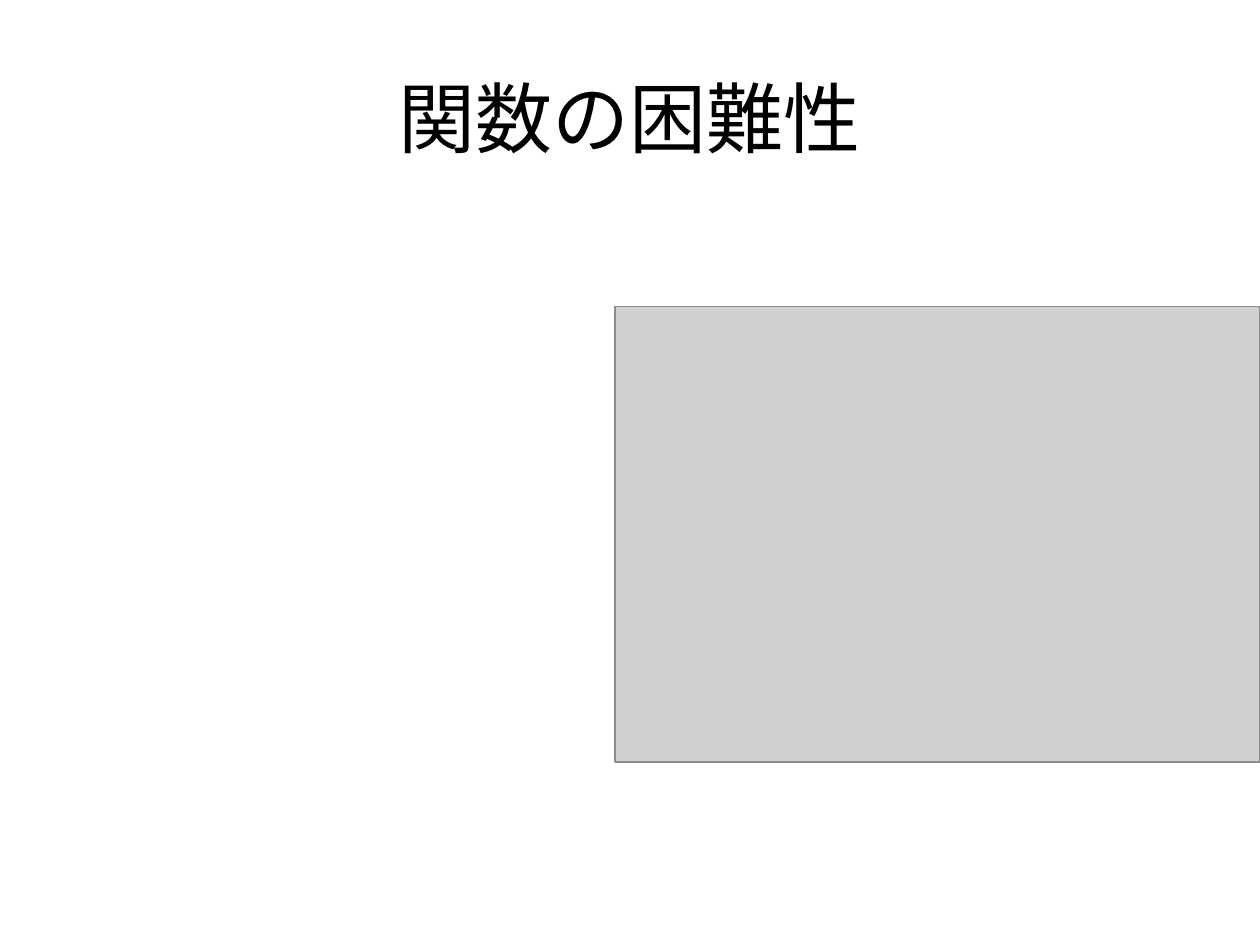
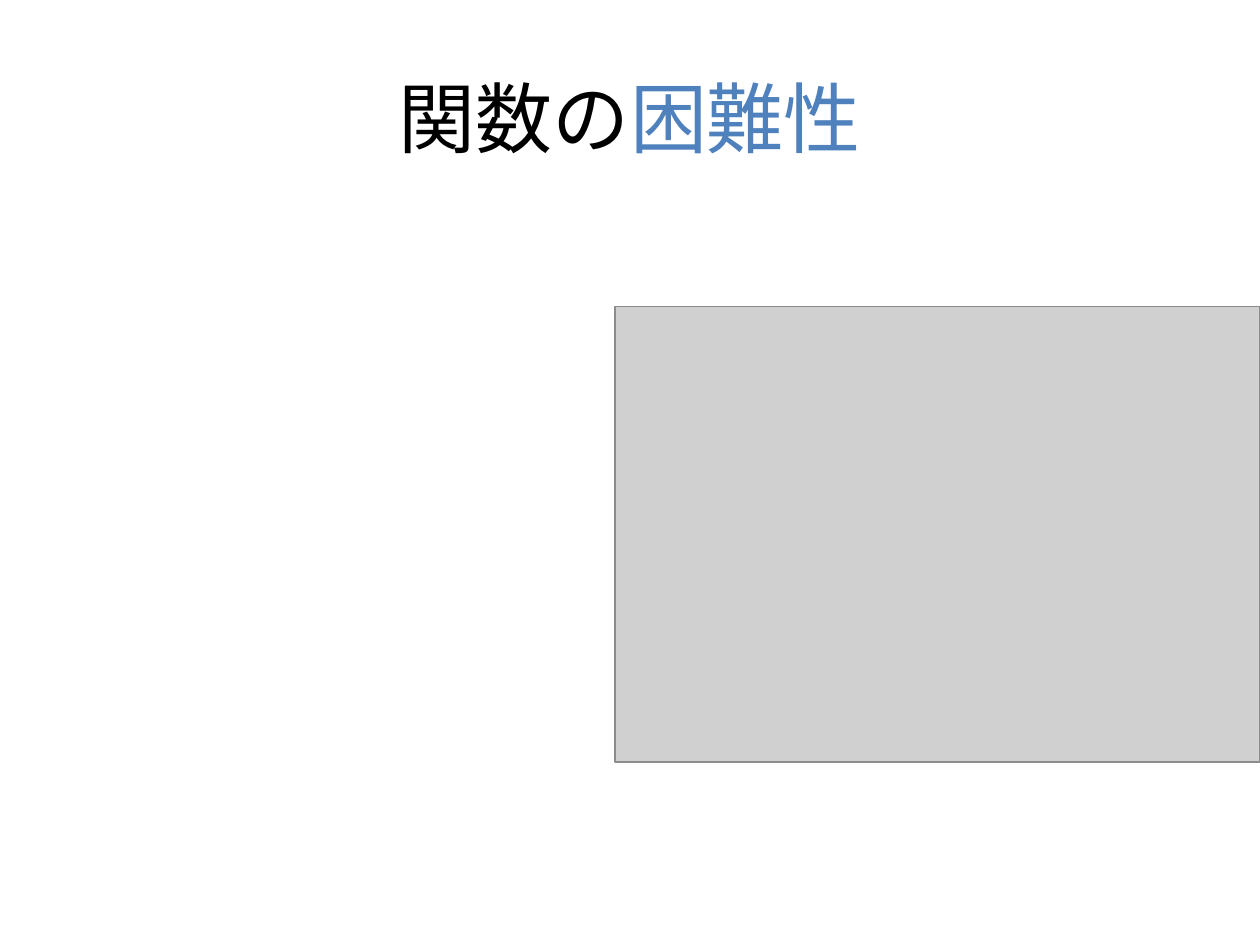
Before and after one commit to ex-hota911/LA2011Winter, a slide deck: slide 11 of slide/slide.pptx. Drawn at 1260x945 pixels with LibreOffice and Linux fonts; fonts in the diff are those of the drawing; grey boxes stand for pictures. Boxes give left, top, right and bottom in pixels: in the first picture for what was removed or moved away, otherwise in the second. Text is boxed around its words. In the diff, an @@ line names an element or a change of style, - is before the commit and + after.

```diff
--- a/slide/slide.pptx
+++ b/slide/slide.pptx
@@ title "関数の困難性" at bbox=[399, 82, 861, 154]: text colour #000000 to #4F81BD in "関数の困難性" @@
```
Also in this commit, not shown: 14 other slides changed, 15 slides added, 12 slides removed, 3 other files.
